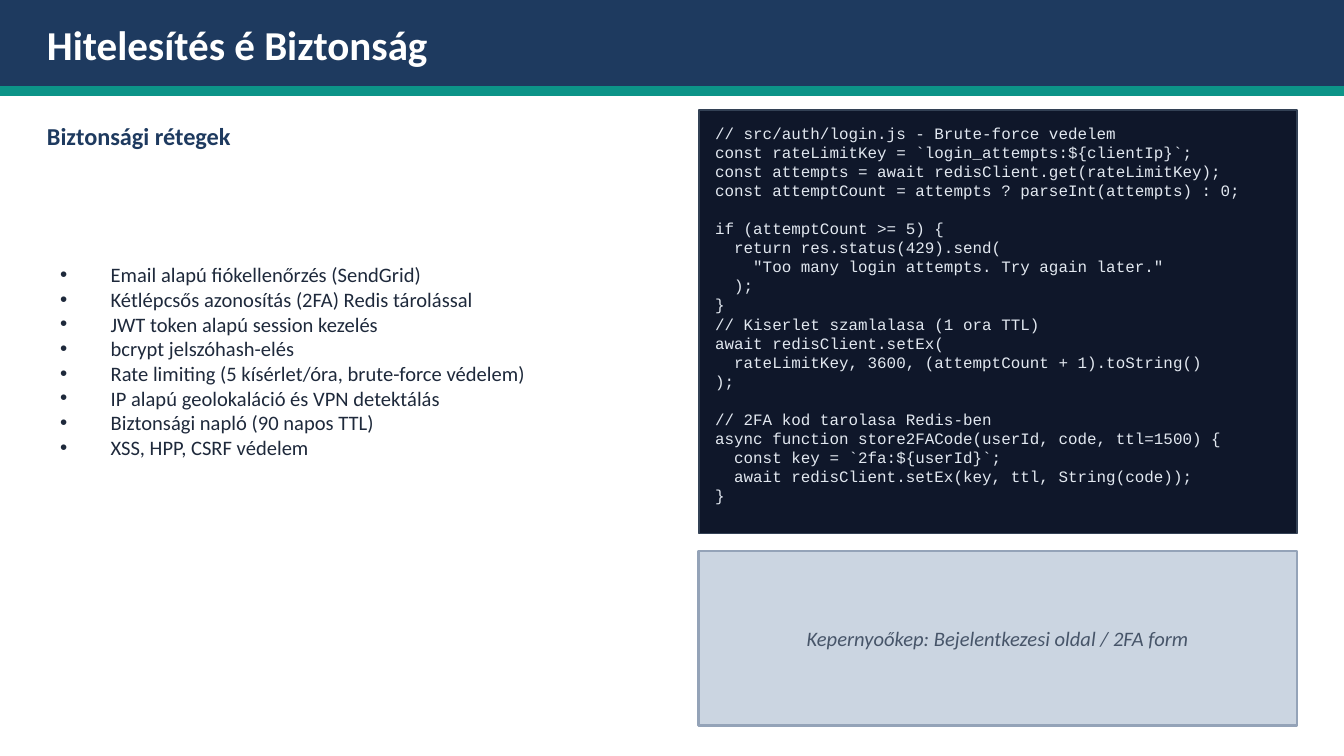
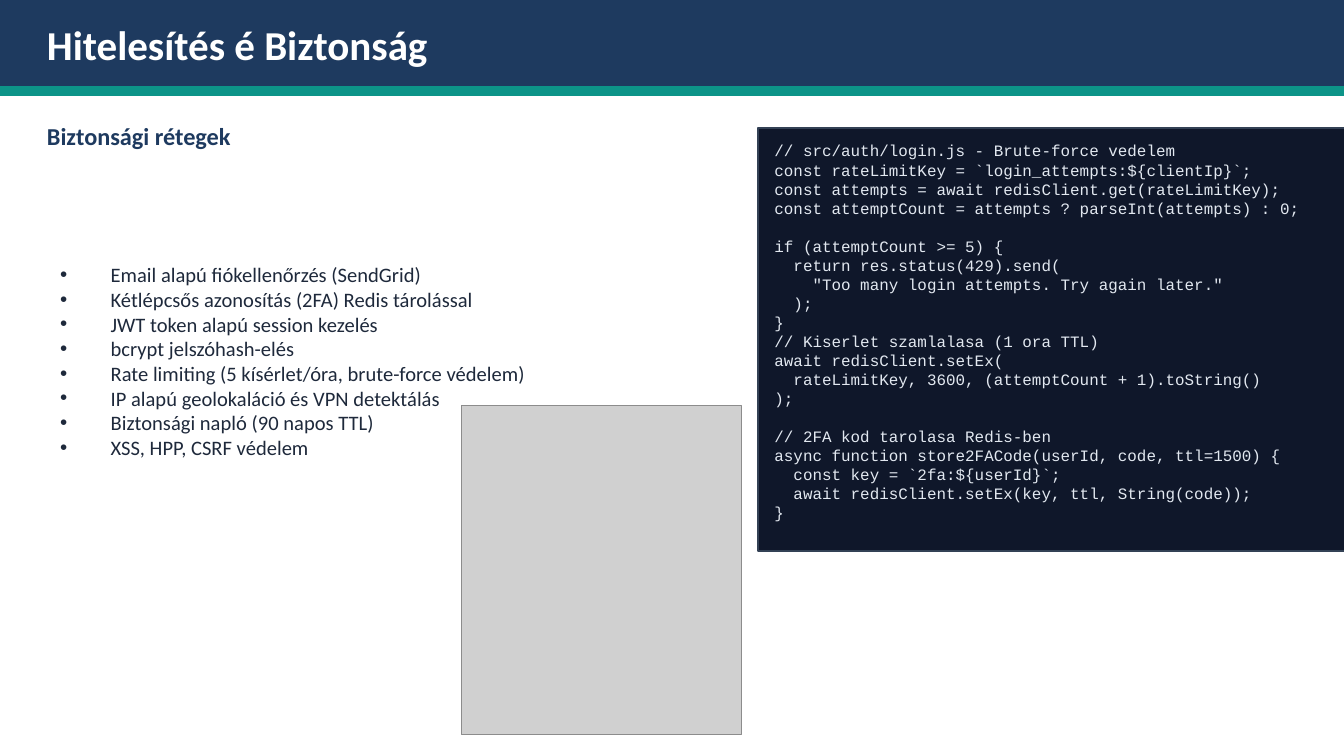
Before and after one commit to bivorzk/iskolaprojekt, a slide deck: slide 13 of SnapTray_Prezentacio_v2.pptx. Drawn at 1344x756 pixels with LibreOffice and Linux fonts; fonts in the diff are those of the drawing; grey boxes stand for pictures. Boxes give left, top, right and bottom in pixels: in the first picture for what was removed or moved away, otherwise in the second. Text is boxed around its words. In the diff, an @@ line names an element or a change of style, - is before the commit and + after.

```diff
--- a/SnapTray_Prezentacio_v2.pptx
+++ b/SnapTray_Prezentacio_v2.pptx
@@ rectangle: place and size @@
-rectangle at bbox=[699, 110, 1297, 534]
+rectangle at bbox=[758, 128, 1344, 551]
@@ text "// src/auth/login.js - Brute-force vedelem": place and size @@
-text "// src/auth/login.js - Brute-force vedelem" at bbox=[715, 127, 1240, 486]
+text "// src/auth/login.js - Brute-force vedelem" at bbox=[774, 145, 1299, 503]
@@ picture added at bbox=[461, 406, 741, 735] @@
@@ rectangle removed at bbox=[699, 551, 1297, 726] @@
@@ text removed at bbox=[807, 632, 1188, 650] @@
-Kepernyoőkep: Bejelentkezesi oldal / 2FA form
```
Also in this commit, not shown: 6 other slides changed, 2 other files.
